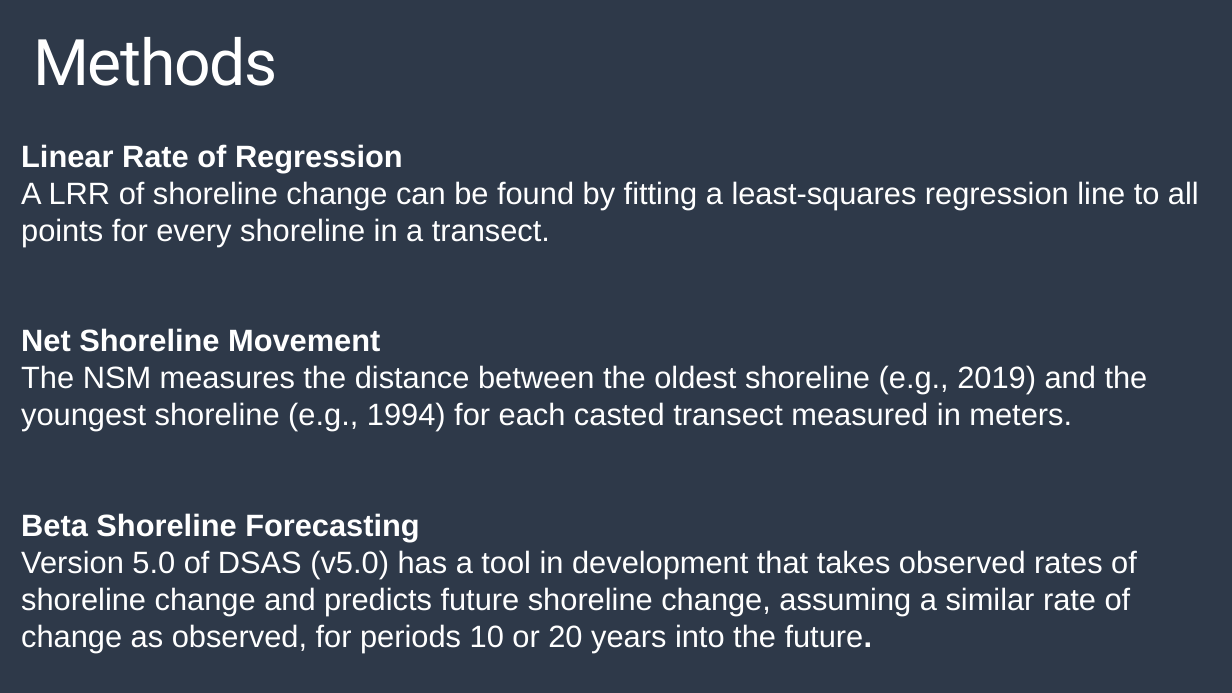
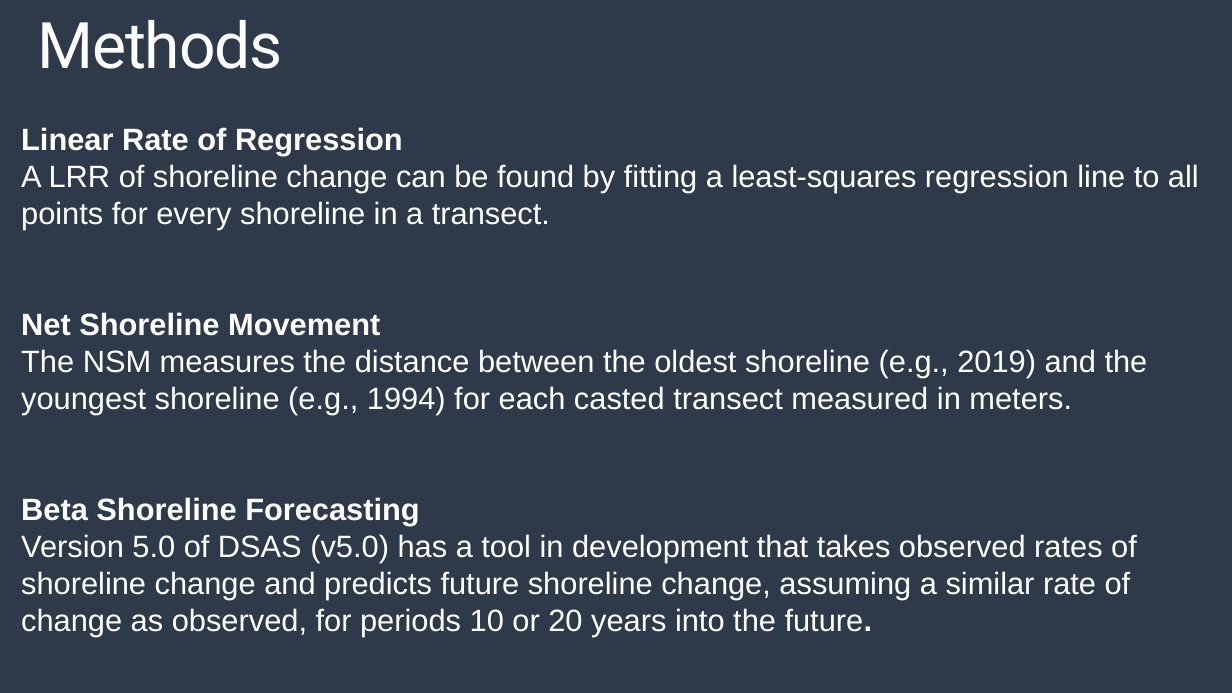
Before and after one commit to melimore86/graduate_courses, a slide deck: slide 18 of graduate_research/defense_moreno.pptx (slide 17 before the commit). Drawn at 1232x693 pixels with LibreOffice and Linux fonts; fonts in the diff are those of the drawing. Boxes give left, top, right and bottom in pixels: in the first picture for what was removed or moved away, otherwise in the second. Text is boxed around its words. In the diff, an @@ line names an element or a change of style, - is before the commit and + after.

```diff
--- a/graduate_research/defense_moreno.pptx
+++ b/graduate_research/defense_moreno.pptx
@@ text "Methods": place and size @@
-text "Methods" at box(33, 37, 278, 86)
+text "Methods" at box(38, 20, 283, 69)
@@ text "Linear Rate of Regression": place and size @@
-text "Linear Rate of Regression" at box(21, 144, 1199, 653)
+text "Linear Rate of Regression" at box(21, 127, 1199, 636)
```
Also in this commit, not shown: 2 other slides changed, 1 slide added.
